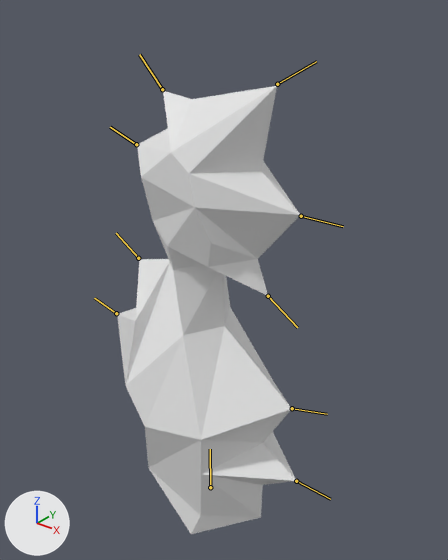
A saved change to the Blender file models/paula/anim_ch_paula_fase2_v01.blend.
One viewpoint serves both versions: a 50 mm camera at (2.04, -2.41, 3.09) aimed at (0.04, 0.09, 1.53). Arrows for +X, +Y and +Z are at lower left; the lights stay in place. Both versions are drawn at frame 10 of the action 'rig_x_paulaAction'; the numbers are the values there. The bones that bend it are drawn over the model as lines.

Objects in the first picture: 'geo_x_paula'.
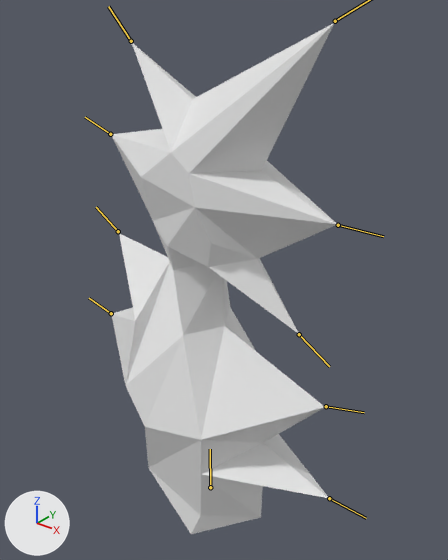
What the commit changed:
Bone 'tummy' (bone_tummy) moves from (0.0, 0.245, 0.0) to (0.0, 0.465, 0.0).
Bone 'chest' (bone_chest) moves from (-0.046, 0.21, 0.0) to (-0.093, 0.437, 0.0).
Bone 'chin' (bone_chin) moves from (0.025, 0.12, 0.0) to (0.05, 0.374, 0.0).
Bone 'face' (bone_face) moves from (0.0, 0.204, 0.0) to (0.0, 0.403, 0.0).
Bone 'forehead' (bone_forehead) moves from (-0.105, 0.191, 0.0) to (-0.211, 0.559, 0.0).
Bone 'head' (bone_head) moves from (0.0, 0.155, 0.0) to (0.0, 0.466, 0.0).
Bone 'lowerBackHead' (bone_lowerbackhead) moves from (-0.039, 0.11, 0.0) to (-0.078, 0.32, 0.0).
Bone 'neck' (bone_neck) moves from (0.023, 0.199, 0.0) to (0.046, 0.413, 0.0).
Bone 'back' (bone_back) moves from (-0.03, 0.205, 0.0) to (-0.06, 0.259, 0.0).

Boxes (x1, y1, x2, y2) around the edits, measured in the pictures (448 x 560 px):
'geo_x_paula', posed (23% wider, 14% taller)
    before: (117, 86, 300, 534)
    after: (111, 23, 337, 534)
bone 'tummy', root to tip
    before: (296, 481) to (330, 499)
    after: (329, 498) to (366, 518)
bone 'chest', root to tip
    before: (292, 408) to (327, 414)
    after: (326, 406) to (364, 412)
bone 'chin', root to tip
    before: (268, 296) to (297, 327)
    after: (299, 334) to (329, 366)
bone 'face', root to tip
    before: (301, 216) to (343, 226)
    after: (338, 225) to (383, 236)
bone 'head', root to tip
    before: (162, 89) to (139, 54)
    after: (131, 41) to (108, 6)
bone 'lowerBackHead', root to tip
    before: (136, 144) to (110, 127)
    after: (110, 134) to (85, 117)
bone 'neck', root to tip
    before: (138, 258) to (116, 233)
    after: (118, 231) to (96, 207)
bone 'back', root to tip
    before: (116, 313) to (94, 298)
    after: (111, 313) to (89, 298)
